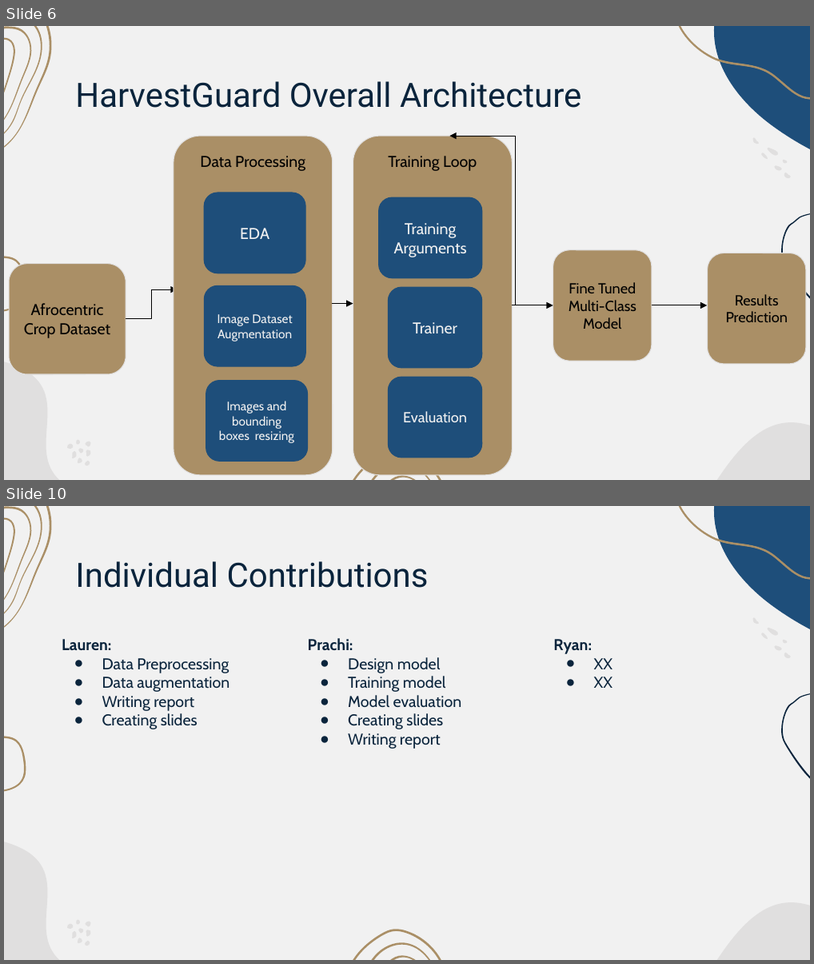
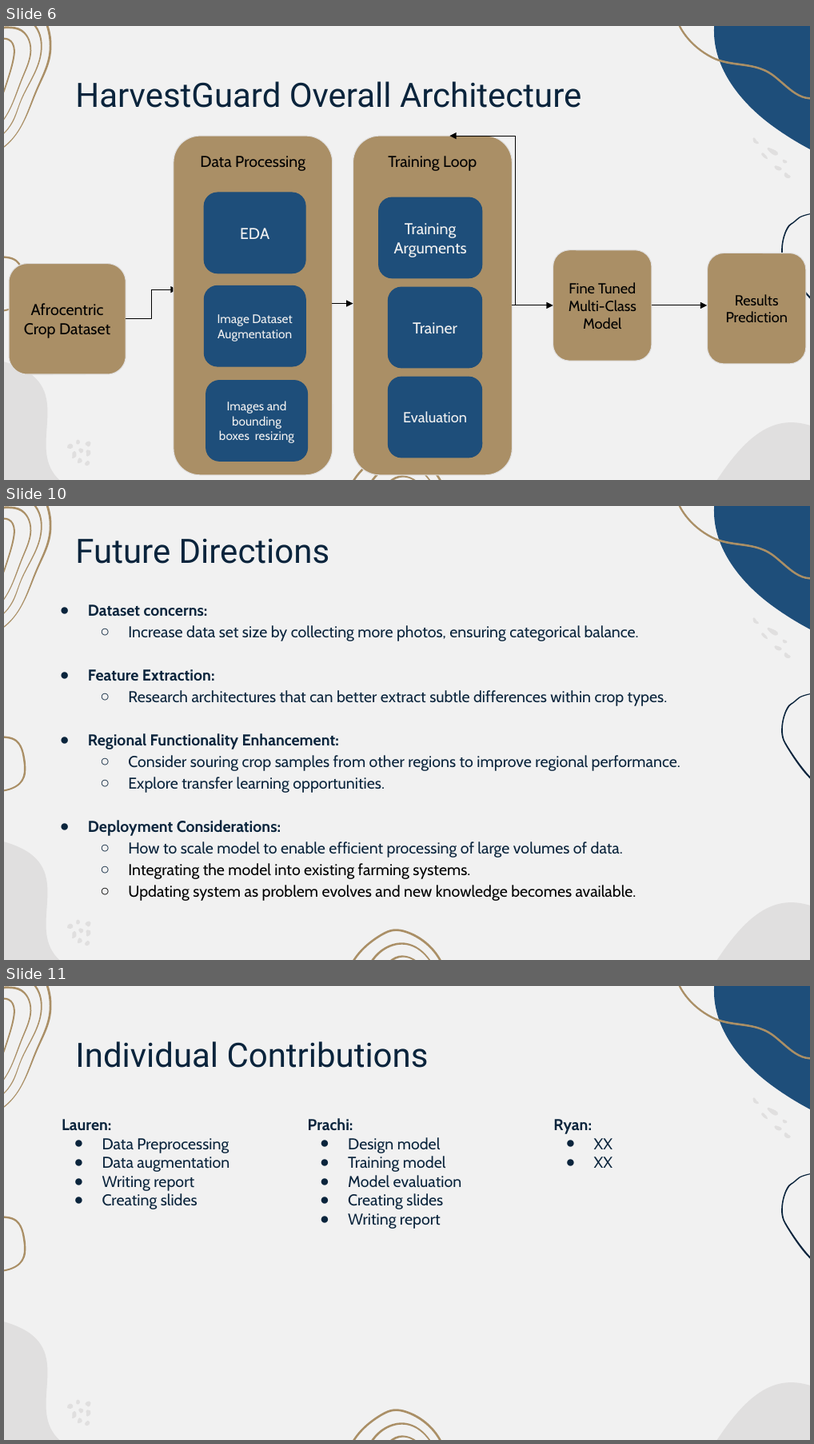
Before and after one commit to ljtaylor99/AAI-521-Final-Project, a slide deck: Final Project Presentation-Team 4.pptx. Shown one above the other, each under a label of ours: slides 6 and 10 before the commit, slides 6, 10 and 11 after it; the slides between them are not shown. The pictures are 814x964 and 814x1444 pixels, drawn with LibreOffice and Linux fonts; fonts in the diff are those of the drawing. Boxes give left, top, right and bottom in pixels: in the first picture for what was removed or moved away, otherwise in the second. Text is boxed around its words. In the diff, an @@ line names an element or a change of style, - is before the commit and + after.

```diff
--- a/Final Project Presentation-Team 4.pptx
+++ b/Final Project Presentation-Team 4.pptx
@@ slide 10 added at [4,506,810,960], background #F1F1F1; not listed: 28 template elements that a slide beside it also shows @@
@@ title added at [75,538,330,564], 30 pt, text #0A243C @@
+Future Directions
@@ text added at [88,604,681,900], 14 pt, text #0A243C @@
+● Dataset concerns:
+  ○ Increase data set size by collecting more photos, ensuring categorical balance.
+● Feature Extraction:
+  ○ Research architectures that can better extract subtle differences within crop types.
+● Regional Functionality Enhancement:
+  ○ Consider souring crop samples from other regions to improve regional performance.
+  ○ Explore transfer learning opportunities.
+● Deployment Considerations:
+  ○ How to scale model to enable efficient processing of large volumes of data.
+  ○ Integrating the model into existing farming systems.
+  ○ Updating system as problem evolves and new knowledge becomes available.
@@ what was slide 10 is now slide 11 @@
```
Also in this commit, not shown: 3 slides changed, 4 other slides added, 4 slides removed.
